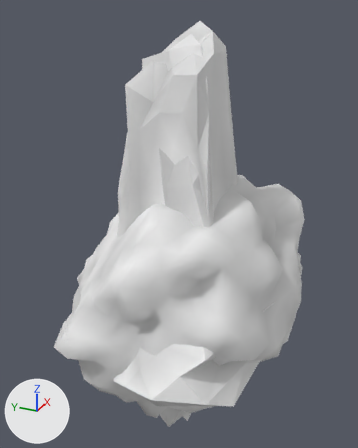
The glTF model apps/website/public/models/terrain-outcrops.glb as it was, and as the next commit left it.
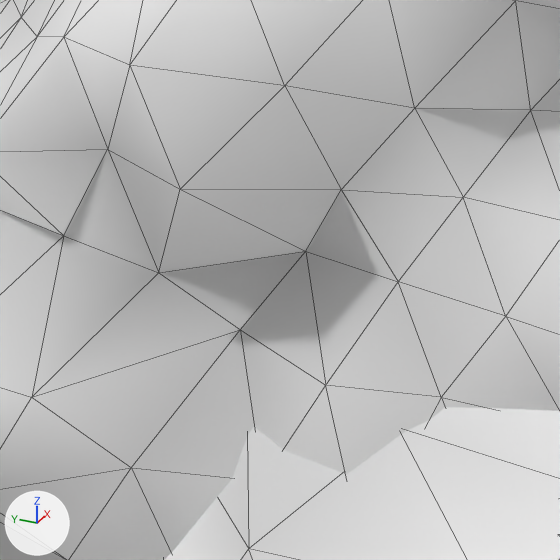
The first picture shows the older version from a 50 mm lens placed at (-2.86, -1.21, 2.06), pointed at (0.1, 0.12, 0.58). The close-ups show the older and then the newer version on the part from 27% to 53% of the width and 62% to 83% of the height of that picture. Only the edits that show in the close-ups are written down. The lights are fixed; the arrows at lower left show +X, +Y and +Z. The close-ups show mesh edges as thin lines.

Objects in the first close-up: 'Boulder', 'Slab'.
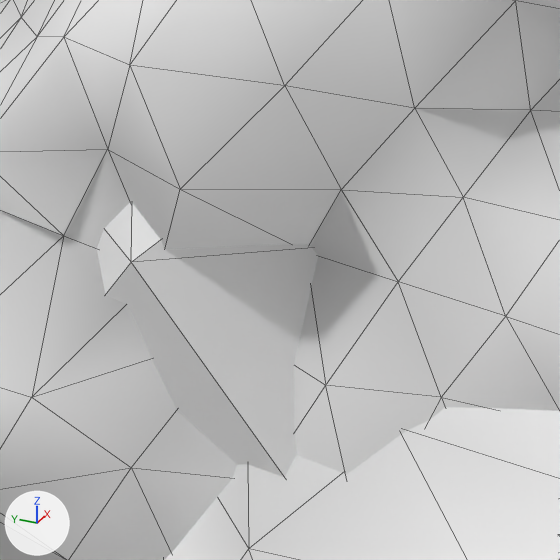
The change, as a list of edits to the scene's bpy script:
```text
Add me_icosphere_004:
    me_icosphere_004.from_pydata(...)  # 42 vertices, 80 faces; spans x -0.98..1.15, y -0.69..0.72, z -0.41..0.68
    me_icosphere_004.materials.append(mat_unpainted_mineral)
Add ob_pebble:
    ob_pebble = bpy.data.objects.new('Pebble', me_icosphere_004)
    ob_pebble.location = (0.0, 0.0, 0.0)
```

Location of each change, (x1, y1, x2, y2) in pixels of the close-ups (560 x 560 px):
'Pebble', added: after (97, 203, 318, 477)
